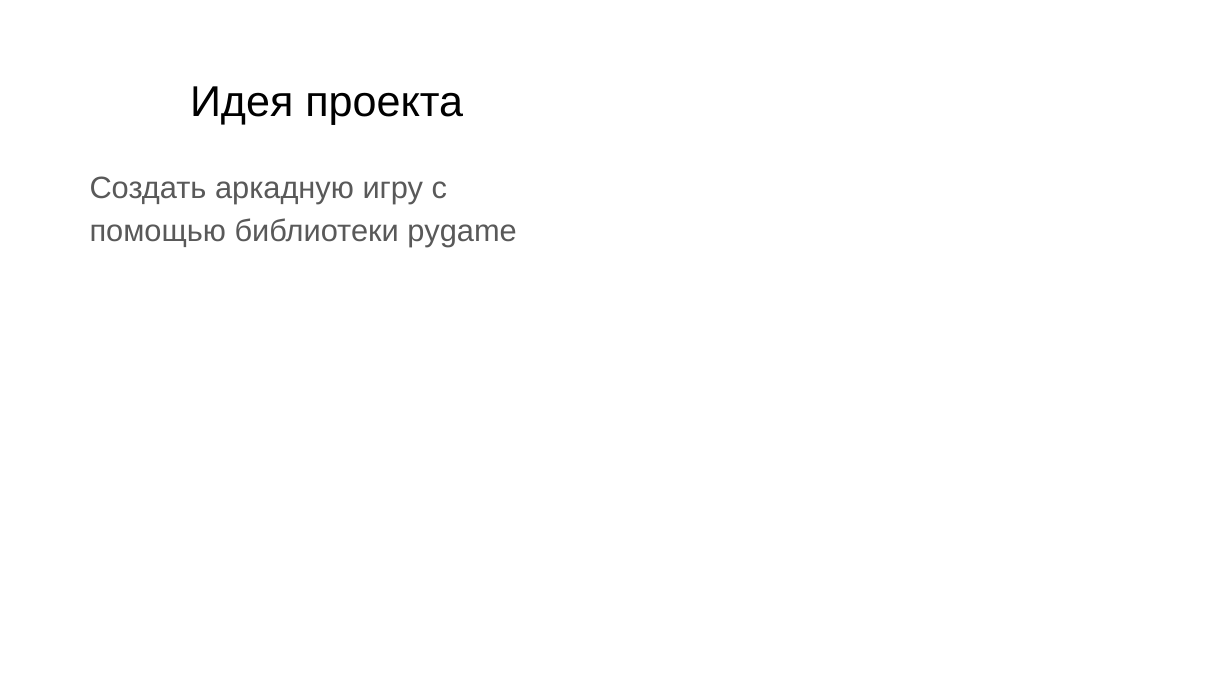
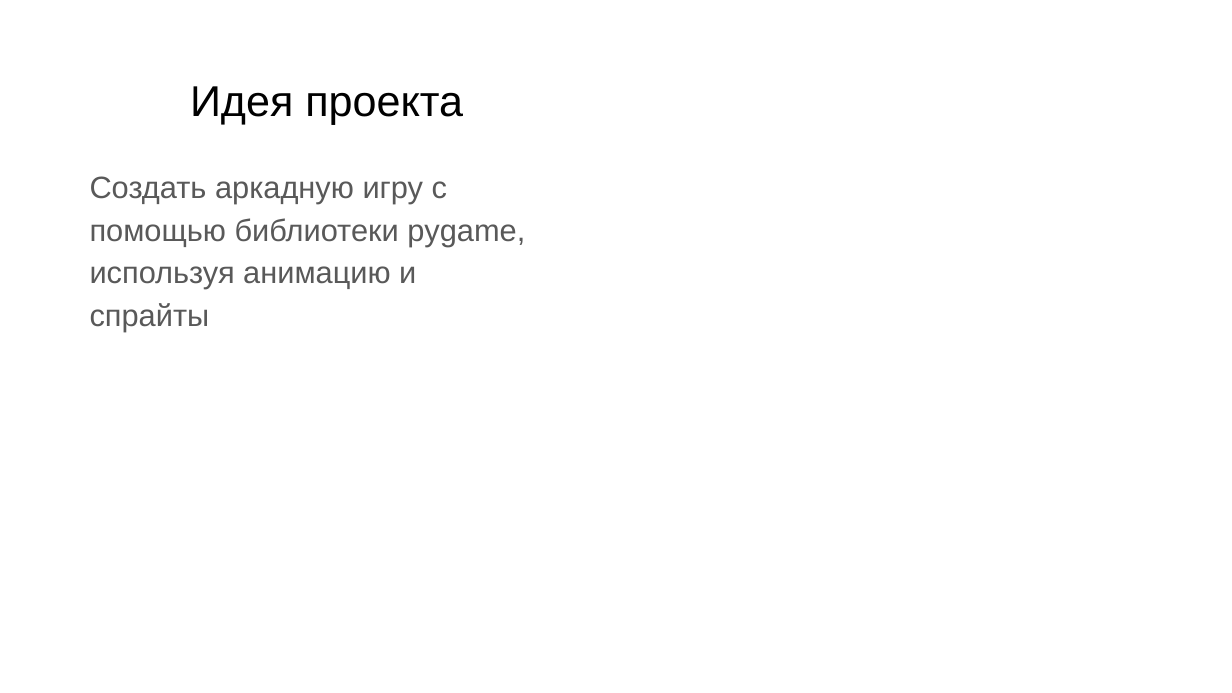
Before and after one commit to kekalinin/yl-project-2-pygame, a slide deck: slide 2 of docs/Презентация.pptx. Drawn at 1232x693 pixels with LibreOffice and Linux fonts; fonts in the diff are those of the drawing. Boxes give left, top, right and bottom in pixels: in the first picture for what was removed or moved away, otherwise in the second. Text is boxed around its words. In the diff, an @@ line names an element or a change of style, - is before the commit and + after.

```diff
--- a/docs/Презентация.pptx
+++ b/docs/Презентация.pptx
@@ text at box(90, 176, 525, 331): text changed @@
-Создать аркадную игру с помощью библиотеки pygame
+Создать аркадную игру с помощью библиотеки pygame, используя анимацию и спрайты
```
Also in this commit, not shown: 1 other slide changed, 2 other files.
